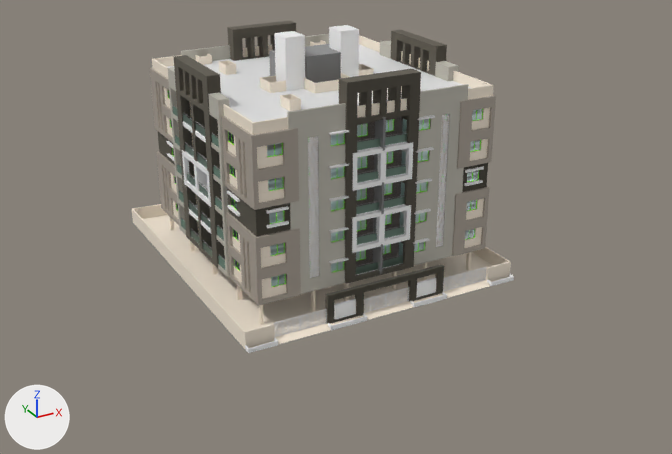
Renders of the glTF model client/project1/model.glb from each side of a commit.
One viewpoint serves both versions: a 50 mm camera at (-1.12, -2.7, 1.76) aimed at (0.63, 0.47, 0.17). The lights are fixed; the arrows at lower left show +X, +Y and +Z. Where no turn or scale is listed for an object, it has been applied to the vertices.

The first picture shows '3.01', '4.01', 'ACCESSESORIES.01', 'AL00E2 Elevations.01', 'AL201 Concrete Structure.01', 'COLOUR.01', 'COLUMN.01', 'FURN-BACK.01', 'GLASS.01', 'SLOP.01', 'WALL.01', 'faceline.01', 'slab.01', 'stair.01', 'wnn.01'.
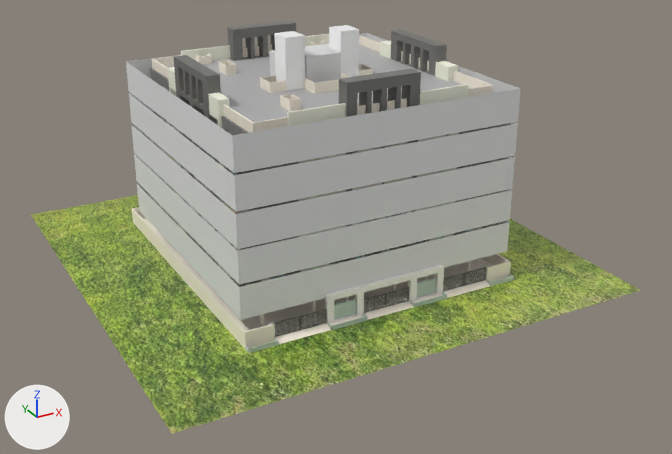
Location of each change, (x1, y1, x2, y2) in pixels of the pictures (672 x 454 px):
'Plane', added (green)
    after: (31, 195, 641, 434)
'AL201 Concrete Structure.01', recoloured
    both: (168, 34, 469, 294)
'AL00E2 Elevations.01', recoloured
    both: (173, 21, 447, 284)
'Box_Floor5', added
    after: (126, 33, 521, 173)
'Box_Floor4', added
    after: (129, 93, 518, 212)
'FURN-BACK.01', recoloured
    both: (150, 68, 496, 306)
'Box_Floor3', added
    after: (131, 124, 515, 249)
'Box_Floor2', added
    after: (134, 154, 512, 285)
'Box_Floor1', added
    after: (137, 183, 510, 320)
'slab.01', recoloured (white to grey)
    both: (167, 44, 471, 122)
'COLUMN.01', recoloured (black to grey)
    both: (158, 132, 488, 324)
'GLASS.01', recoloured
    both: (183, 114, 407, 275)
'COLOUR.01', recoloured
    both: (274, 115, 486, 337)
'stair.01', recoloured
    both: (269, 44, 342, 83)
'faceline.01', recoloured
    both: (245, 274, 514, 353)
'ACCESSESORIES.01', recoloured
    both: (173, 106, 225, 270)
'3.01', unchanged, covered by the edit
    before: (182, 142, 413, 253)
    after: (183, 142, 413, 225)
'wnn.01', unchanged, covered by the edit
    before: (168, 90, 483, 286)
    after: (168, 90, 475, 279)
'porch.01', unchanged, covered by the edit
    before: (244, 56, 425, 267)
    after: (244, 56, 425, 256)
'4.01', unchanged, covered by the edit
    before: (308, 114, 449, 278)
    after: (308, 135, 447, 270)

The change, as a list of edits to the scene's bpy script:
```text
Change mat_material_006:
    mat_material_006.base_color: (0.8, 0.8, 0.8) -> (0.438, 0.438, 0.438)  # white #e7e7e7 -> grey #b1b1b1
Change mat_fallback_material_004:
    mat_fallback_material_004.base_color: (0.238, 0.352, 0.287) -> (0.68, 1.0, 0.982)  # green #86a092 -> white #d7fffd
Change mat_material_005:
    mat_material_005.base_color: (0.861, 0.861, 0.861) -> (0.0856, 0.0833, 0.0788)  # white #efefef -> dark grey #53514f
Change mat_fallback_material_011:
    mat_fallback_material_011.base_color: (0.988, 0.988, 0.988) -> (0.713, 0.783, 0.717)  # white #fefefe -> white #dce5dc
Change mat_material_003:
    mat_material_003.base_color: (0.423, 0.371, 0.314) -> (0.224, 0.22, 0.207)  # grey #aea498 -> grey #82817e
Change mat_material_002:
    mat_material_002.base_color: (0.539, 0.515, 0.445) -> (0.994, 1.0, 0.838)  # light grey #c2beb2 -> white #feffec
Change me_stair_01:
    where me_stair_01.from_pydata(...)  # 68 vertices, 120 faces; spans x -0.164..0.164, y -0.129..0.033, z -0.072..0.828
    remove me_stair_01.materials.append(mat_fallback_material_002)  # grey #b3b3b3
    add me_stair_01.materials.append(mat_material_017)  # white #e7e7e7
Change me_column_01:
    where me_column_01.from_pydata(...)  # 424 vertices, 860 faces; spans x -0.506..0.506, y -0.009..1.115, z -0.066..0.438
    remove me_column_01.materials.append(mat_fallback_material_010)  # grey #7b776c
    add me_column_01.materials.append(mat_material_014)  # white #fffcf5
Change me_glass_01:
    where me_glass_01.from_pydata(...)  # 160 vertices, 240 faces; spans x -0.53..0.516, y 0.0..1.046, z -0.519..0.015
    remove me_glass_01.materials.append(mat_fallback_material_013)  # green #86a092
    add me_glass_01.materials.append(mat_material_012)  # white #d7fffd
Change me_al00e2_elevations_01:
    where me_al00e2_elevations_01.from_pydata(...)  # 538 vertices, 1140 faces; spans x -0.528..0.528, y -0.536..0.536, z -0.393..0.393
    remove me_al00e2_elevations_01.materials.append(mat_fallback_material_020)  # grey #868176
    add me_al00e2_elevations_01.materials.append(mat_material_013)  # grey #777673
Add me_cube_007:
    me_cube_007.from_pydata([(-0.598, -0.58, -0.066), (-0.598, -0.58, 0.066), (-0.598, 0.58, -0.066), (-0.598, 0.58, 0.066), (0.598, -0.58, -0.066), (0.598, -0.58, 0.066), (0.598, 0.58, -0.066), (0.598, 0.58, 0.066)], [], [(0, 1, 3), (0, 3, 2), (2, 3, 7), (2, 7, 6), (6, 7, 5), (6, 5, 4), (4, 5, 1), (4, 1, 0)])
Add ob_box_floor5:
    ob_box_floor5 = bpy.data.objects.new('Box_Floor5', me_cube_007)
    ob_box_floor5.location = (0.588, 0.598, 0.738)
Add ob_box_floor4:
    ob_box_floor4 = bpy.data.objects.new('Box_Floor4', me_cube_007.copy())
    ob_box_floor4.location = (0.588, 0.598, 0.599)
Add ob_box_floor3:
    ob_box_floor3 = bpy.data.objects.new('Box_Floor3', me_cube_007.copy())
    ob_box_floor3.location = (0.588, 0.599, 0.459)
Add ob_box_floor2:
    ob_box_floor2 = bpy.data.objects.new('Box_Floor2', me_cube_007.copy())
    ob_box_floor2.location = (0.588, 0.599, 0.322)
Add ob_box_floor1:
    ob_box_floor1 = bpy.data.objects.new('Box_Floor1', me_cube_007.copy())
    ob_box_floor1.location = (0.588, 0.599, 0.181)
Add ob_plane:
    ob_plane = bpy.data.objects.new('Plane', me_plane)  # 4 vertices, 2 faces; spans x -1.0..1.0, y -1.0..1.0, z 0.0; in mat_material (picture img_grass)
    ob_plane.location = (0.59, 0.65, 0.0)
```
